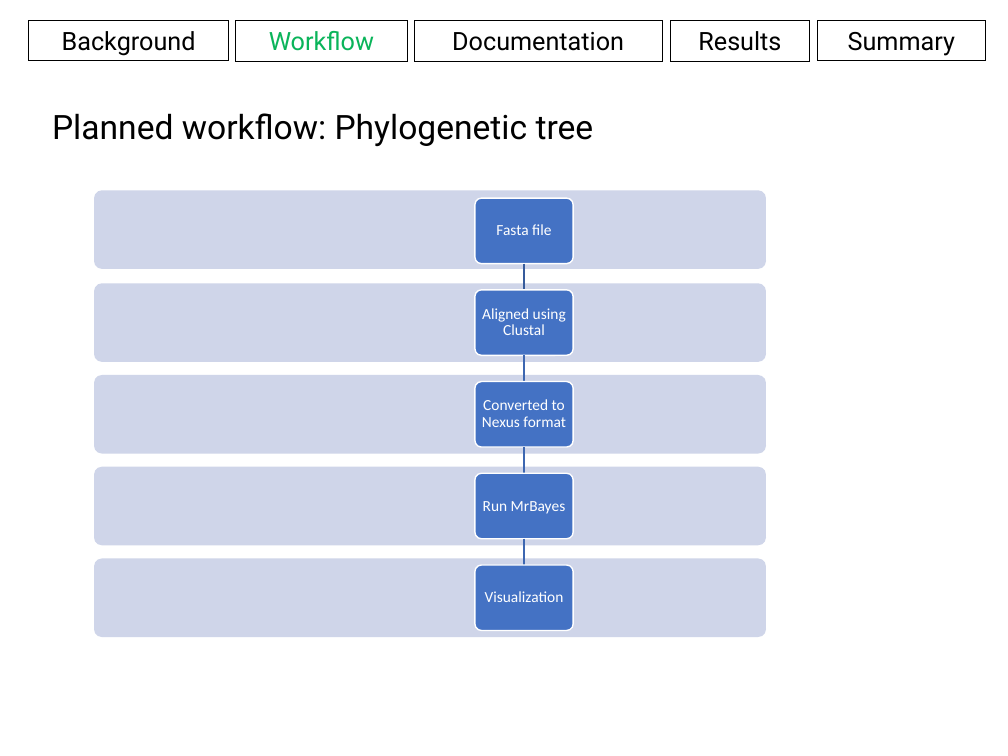
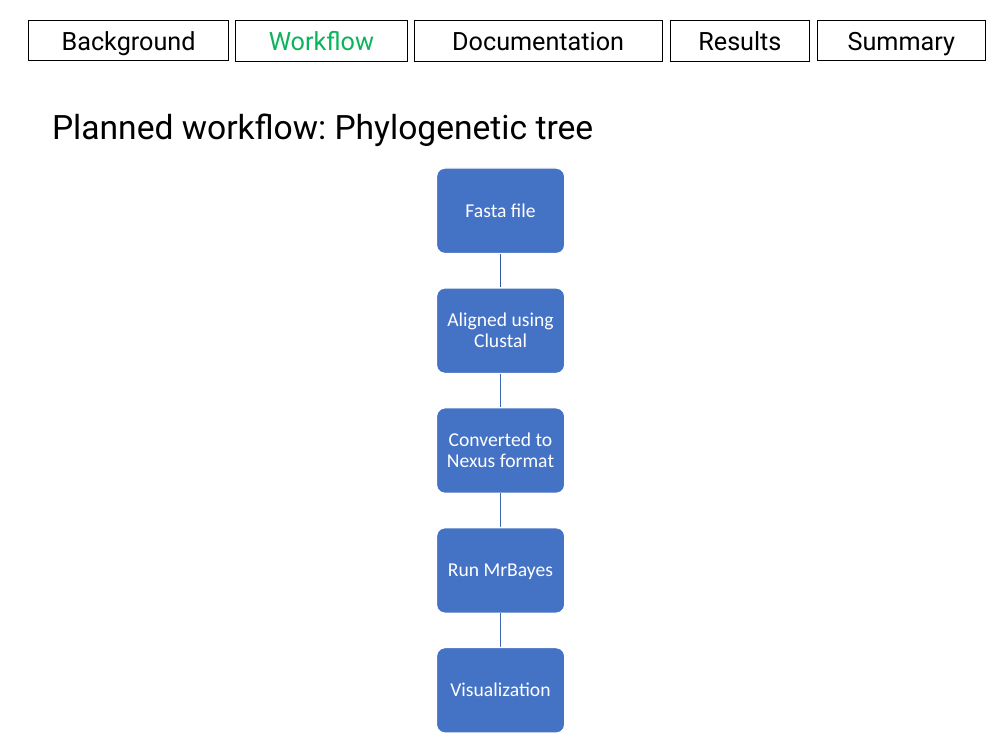
Before and after one commit to aweeger/BCB546X_FinalGroup, a slide deck: slide 14 of Presentation.pptx. Drawn at 1008x756 pixels with LibreOffice and Linux fonts; fonts in the diff are those of the drawing. Boxes give left, top, right and bottom in pixels: in the first picture for what was removed or moved away, otherwise in the second. Text is boxed around its words. In the diff, an @@ line names an element or a change of style, - is before the commit and + after.

```diff
--- a/Presentation.pptx
+++ b/Presentation.pptx
@@ rounded rectangle: place and size @@
-rounded rectangle at (475, 199, 573, 264)
+rounded rectangle at (436, 168, 564, 254)
@@ text "Fasta file": place and size @@
-text "Fasta file" at (496, 224, 551, 235)
+text "Fasta file" at (465, 203, 536, 217)
@@ freeform shape: place and size @@
-freeform shape at (519, 264, 529, 290)
+freeform shape at (496, 254, 506, 288)
@@ rounded rectangle: place and size @@
-rounded rectangle at (475, 290, 573, 356)
+rounded rectangle at (436, 288, 564, 374)
@@ text "Aligned using Clustal": place and size @@
-text "Aligned using Clustal" at (482, 308, 566, 335)
+text "Aligned using Clustal" at (447, 312, 554, 347)
@@ freeform shape: place and size @@
-freeform shape at (519, 356, 529, 382)
+freeform shape at (496, 374, 506, 408)
@@ rounded rectangle: place and size @@
-rounded rectangle at (475, 382, 573, 448)
+rounded rectangle at (436, 408, 564, 494)
@@ text "Converted to Nexus format": place and size @@
-text "Converted to Nexus format" at (482, 399, 566, 427)
+text "Converted to Nexus format" at (447, 432, 554, 467)
@@ group removed at (94, 191, 766, 637): 6 rounded rectangles @@
@@ freeform shape: place and size @@
-freeform shape at (519, 538, 529, 564)
+freeform shape at (496, 494, 506, 528)
@@ rounded rectangle: place and size @@
-rounded rectangle at (475, 564, 573, 630)
+rounded rectangle at (436, 527, 564, 613)
@@ text "Run MrBayes": place and size @@
-text "Run MrBayes" at (483, 501, 566, 514)
+text "Run MrBayes" at (448, 563, 553, 579)
@@ freeform shape: place and size @@
-freeform shape at (519, 448, 529, 474)
+freeform shape at (496, 613, 506, 647)
@@ rounded rectangle added at (436, 647, 564, 733), fill #4472C4, outline #FFFFFF 1 pt @@
@@ size 11 to 14 pt; more space between paragraphs in 5 elements at (447, 312, 554, 347), (465, 203, 536, 217), (447, 432, 554, 467), (448, 563, 553, 579), (450, 682, 550, 696) @@
@@ text "Visualization": place and size @@
-text "Visualization" at (485, 591, 564, 602)
+text "Visualization" at (450, 682, 550, 696)
```
Also in this commit, not shown: 2 other slides changed.
